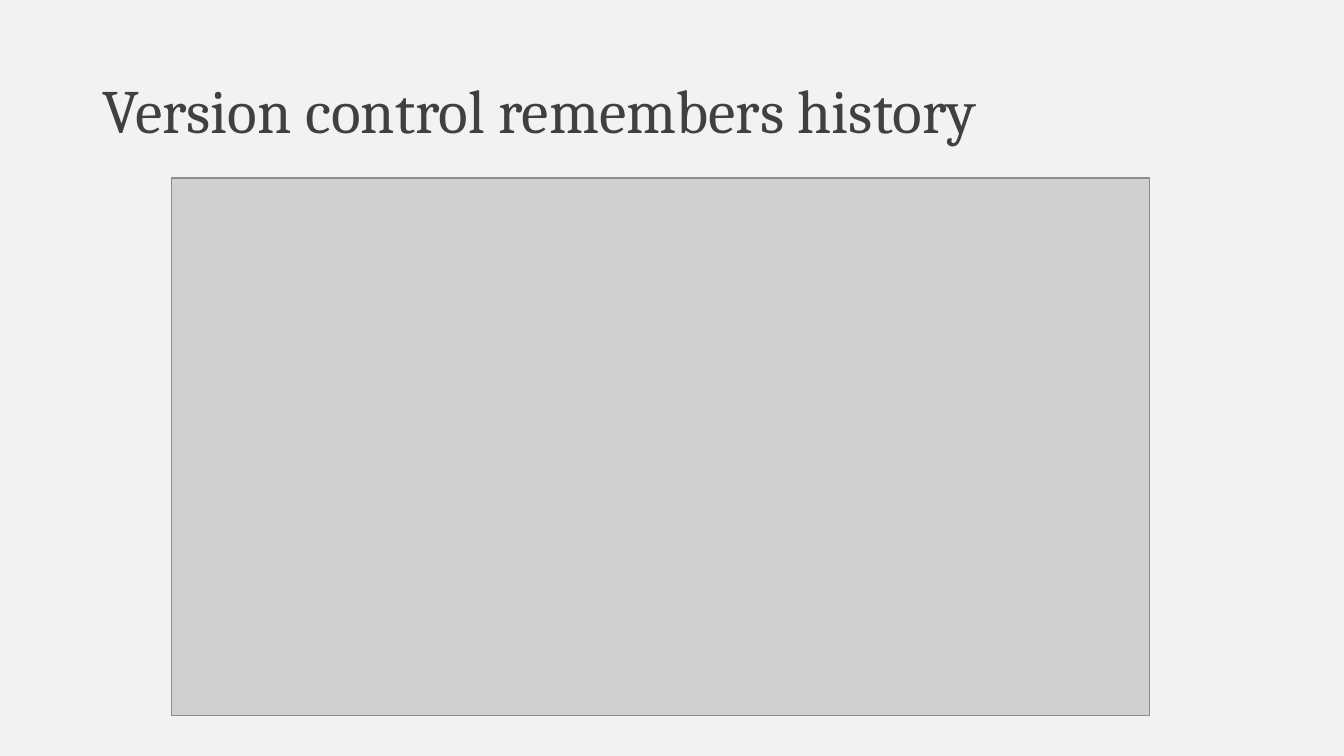
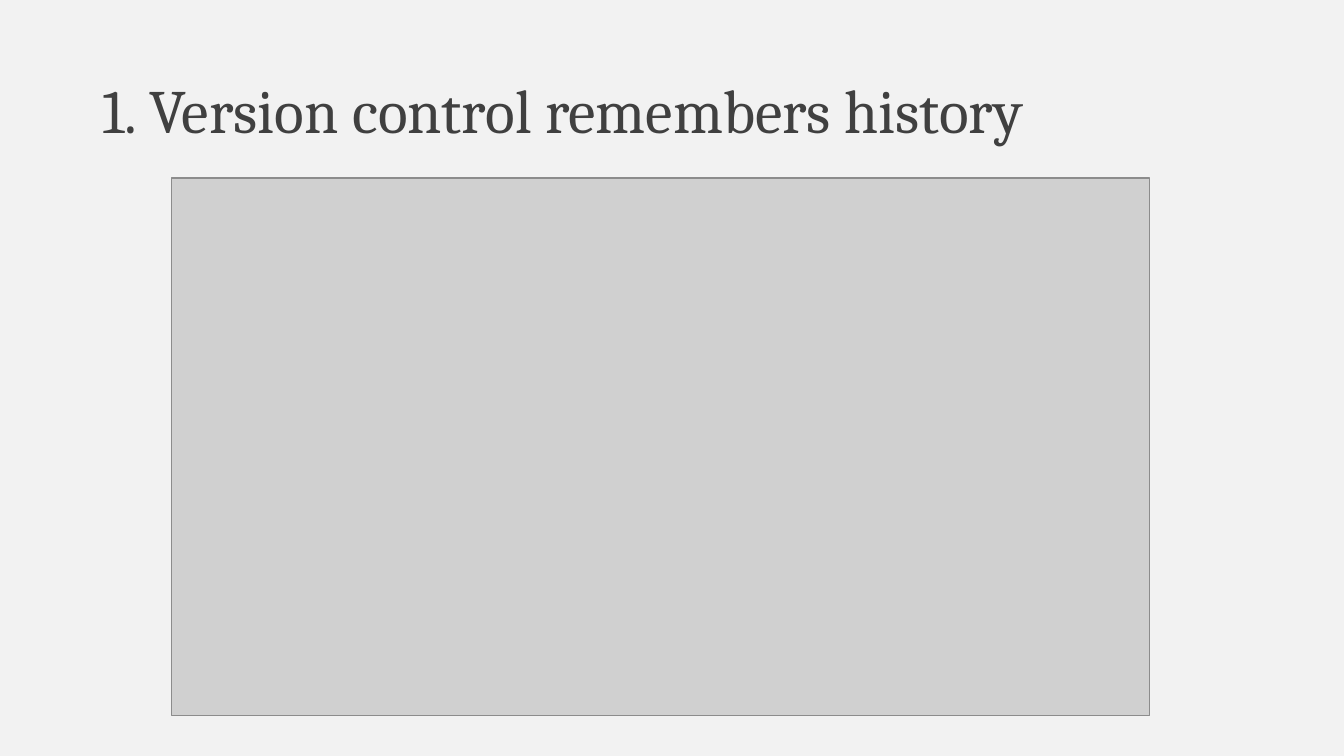
Before and after one commit to falconair/ProgrammingForAnalytics, a slide deck: slide 3 of lectures/050_git_version_control/Why do you need version control.pptx. Drawn at 1344x756 pixels with LibreOffice and Linux fonts; fonts in the diff are those of the drawing; grey boxes stand for pictures. Boxes give left, top, right and bottom in pixels: in the first picture for what was removed or moved away, otherwise in the second. Text is boxed around its words. In the diff, an @@ line names an element or a change of style, - is before the commit and + after.

```diff
--- a/lectures/050_git_version_control/Why do you need version control.pptx
+++ b/lectures/050_git_version_control/Why do you need version control.pptx
@@ title at <box>102,90,1022,147</box>: text changed @@
-Version control remembers history
+1. Version control remembers history
```
Also in this commit, not shown: 9 other slides changed, 5 slides added, 1 other file.
